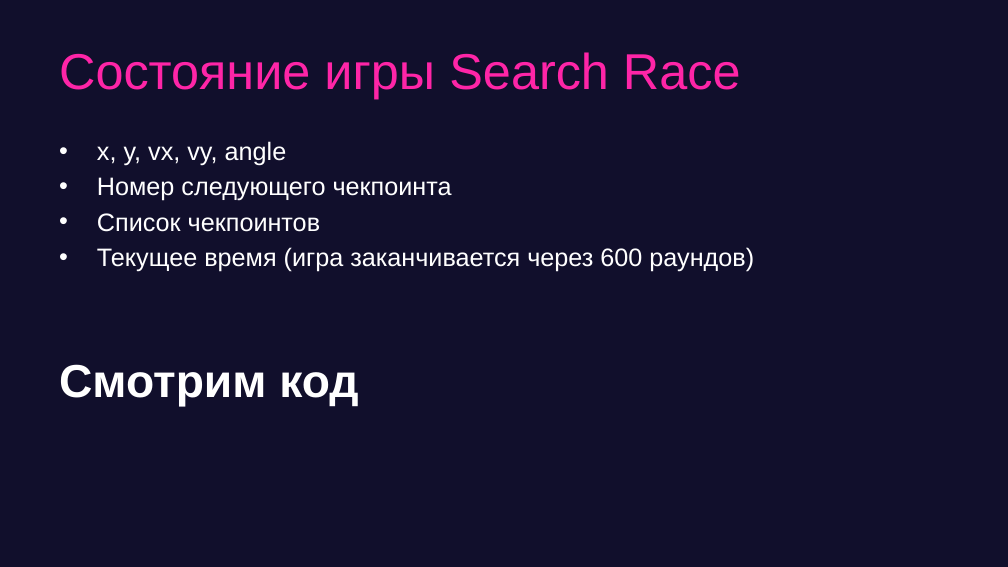
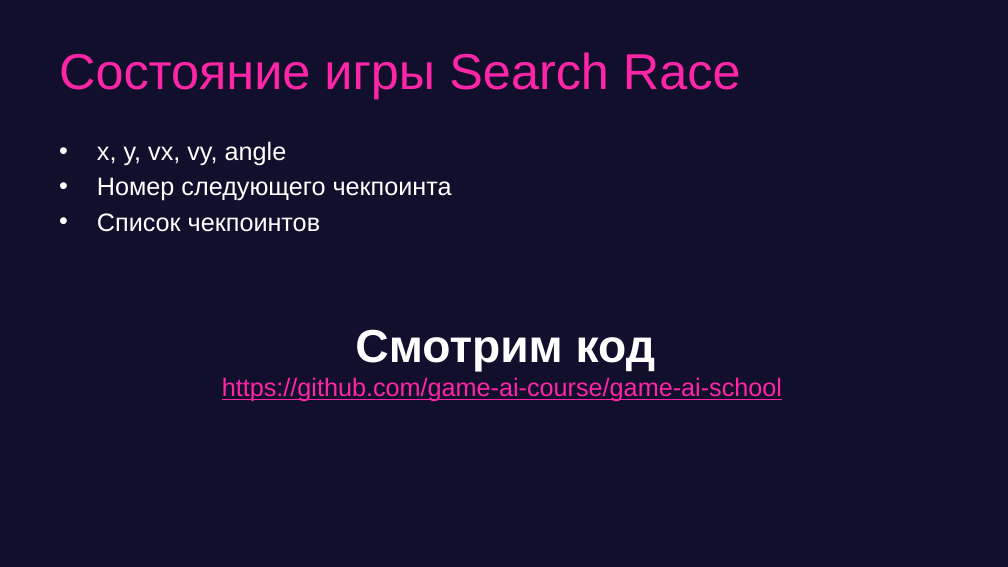
Before and after one commit to game-ai-course/game-ai-school, a slide deck: slide 15 of day1-montecarlo.pptx. Drawn at 1008x567 pixels with LibreOffice and Linux fonts; fonts in the diff are those of the drawing. Boxes give left, top, right and bottom in pixels: in the first picture for what was removed or moved away, otherwise in the second. Text is boxed around its words. In the diff, an @@ line names an element or a change of style, - is before the commit and + after.

```diff
--- a/day1-montecarlo.pptx
+++ b/day1-montecarlo.pptx
@@ text at box(222, 329, 782, 402): text changed; text colour #FFFFFF to #FE25A7 @@
-• Текущее время (игра заканчивается через 600 раундов)
-Смотрим код
+Смотрим код
+https://github.com/game-ai-course/game-ai-school
```
Also in this commit, not shown: 7 other slides changed, 1 slide added.
